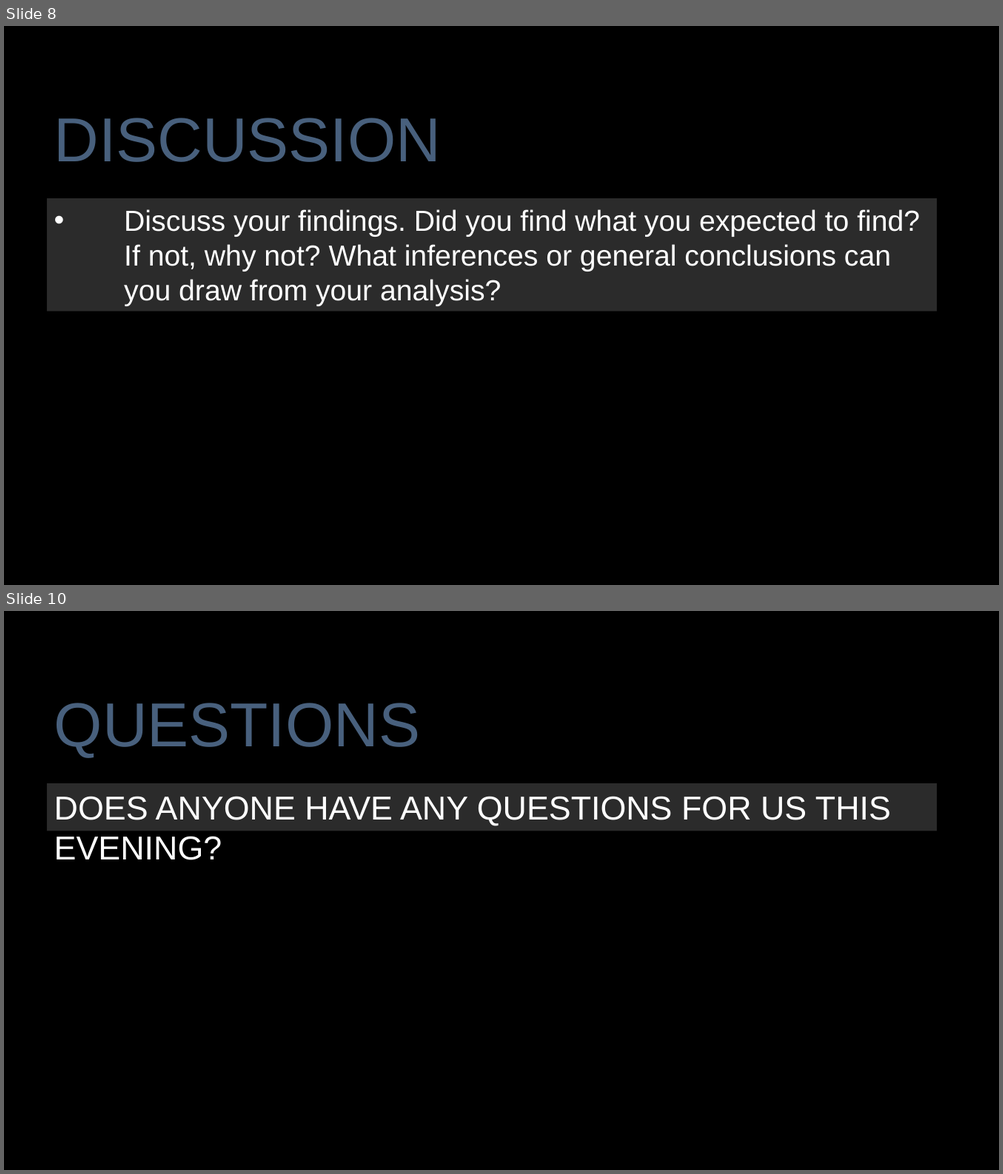
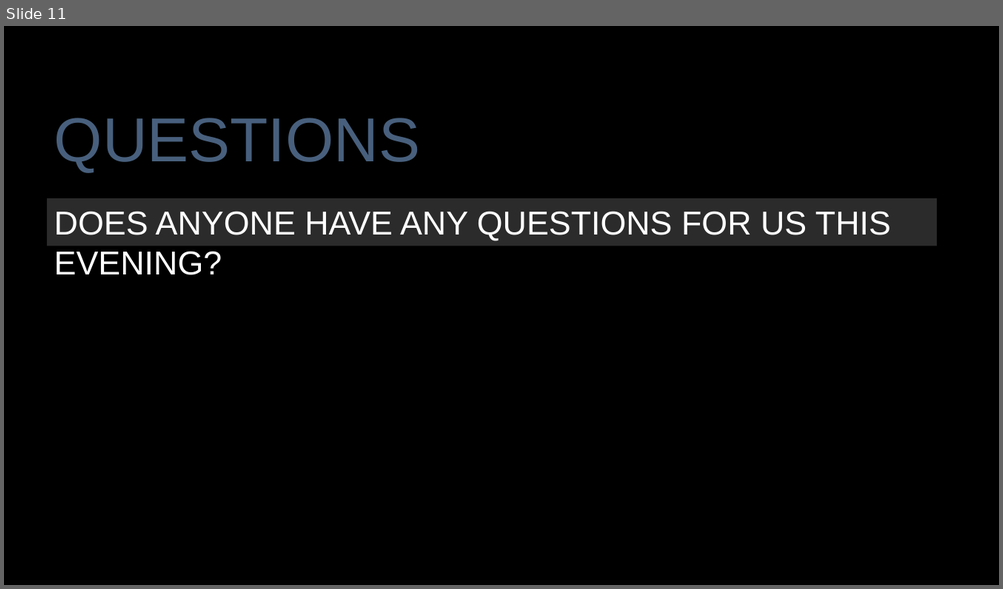
Before and after one commit to rigsbyk/Project-One, a slide deck: Presentation_Slides.pptx. Shown one above the other, each under a label of ours: slides 8 and 10 before the commit, slide 11 after it; the slides between them are not shown. The pictures are 1003x1174 and 1003x589 pixels, drawn with LibreOffice and Linux fonts; fonts in the diff are those of the drawing; background and template pictures are left out. Boxes give left, top, right and bottom in pixels: in the first picture for what was removed or moved away, otherwise in the second. Text is boxed around its words. In the diff, an @@ line names an element or a change of style, - is before the commit and + after.

```diff
--- a/Presentation_Slides.pptx
+++ b/Presentation_Slides.pptx
@@ slide 8 removed at (x1=4, y1=26, x2=999, y2=585), background picture (left out) @@
@@ text removed at (x1=54, y1=118, x2=441, y2=162) @@
-DISCUSSION
@@ rectangle removed at (x1=4, y1=137, x2=999, y2=524) @@
@@ rectangle removed at (x1=46, y1=198, x2=936, y2=311) @@
-• Discuss your findings. Did you find what you expected to find? If not, why not? What inferences or general conclusions can you draw from your analysis?
@@ what was slide 10 is now slide 11 @@
```
Also in this commit, not shown: 5 slides changed, 2 slides added.
